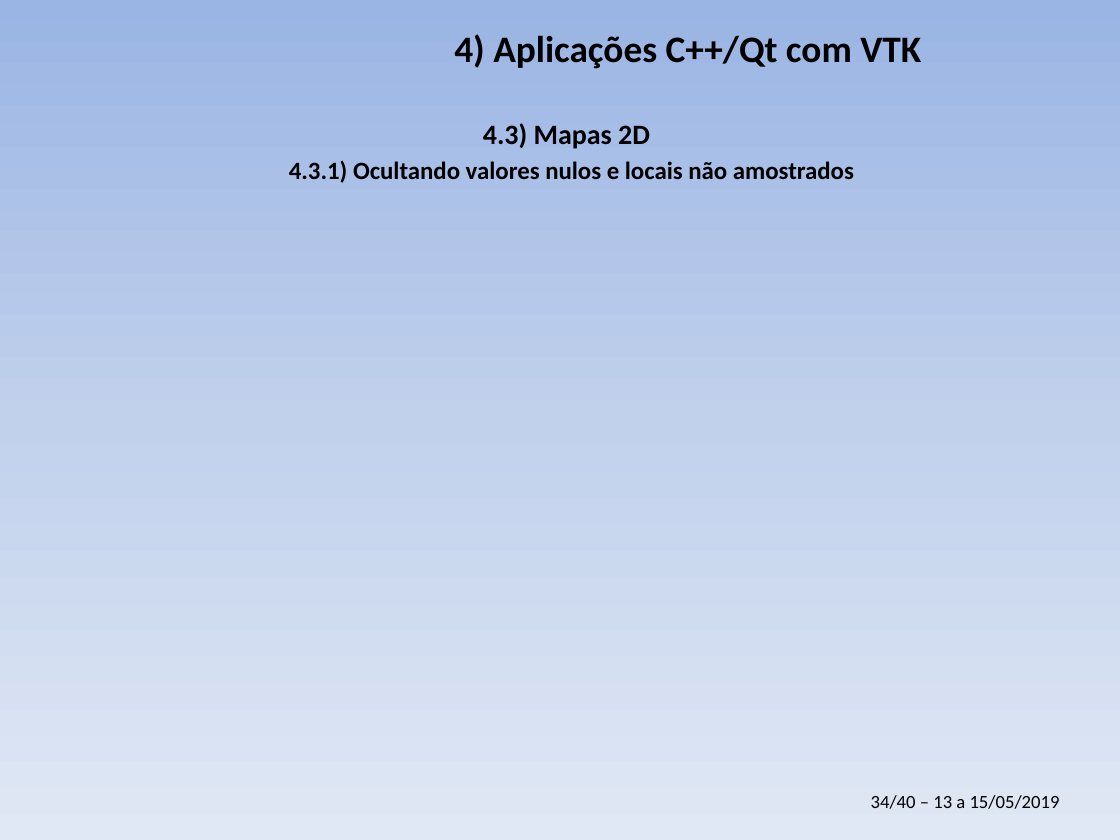
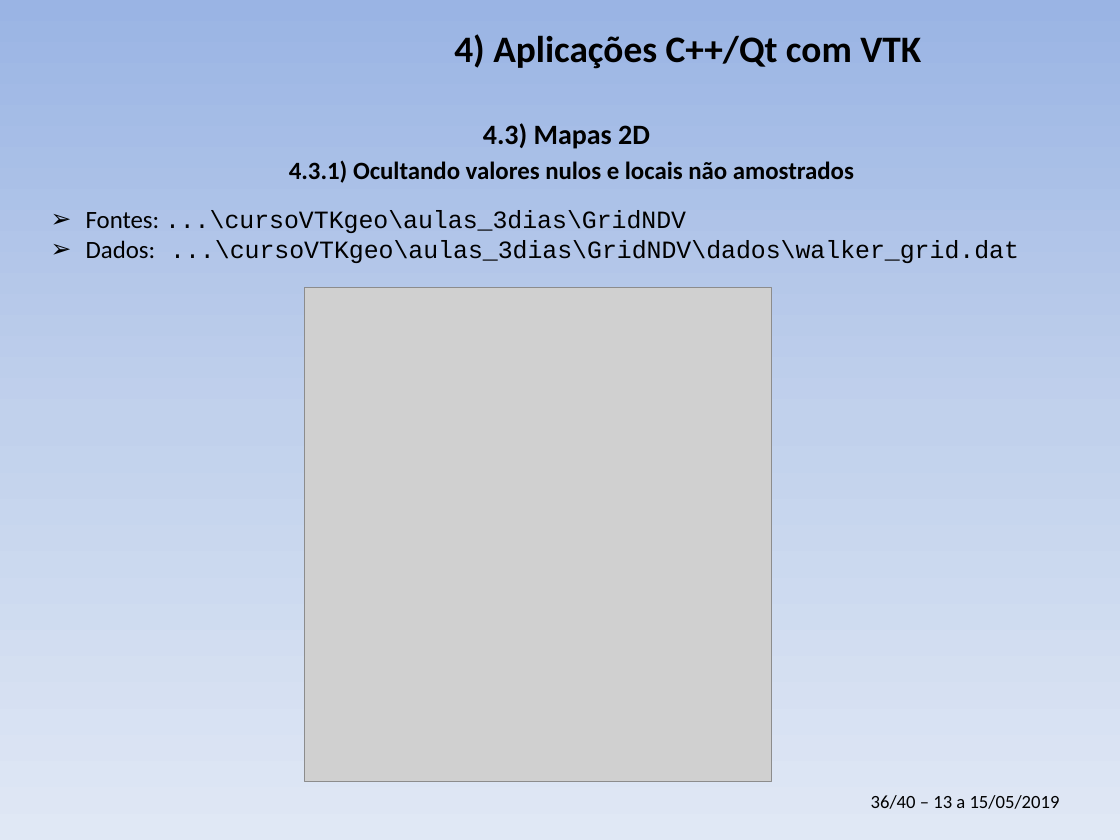
Before and after one commit to PauloCarvalhoRJ/cursoVTKgeo, a slide deck: slide 36 of aulas_3dias/slides_3dias.pptx (slide 34 before the commit). Drawn at 1120x840 pixels with LibreOffice and Linux fonts; fonts in the diff are those of the drawing; grey boxes stand for pictures; background and template pictures are left out. Boxes give left, top, right and bottom in pixels: in the first picture for what was removed or moved away, otherwise in the second. Text is boxed around its words. In the diff, an @@ line names an element or a change of style, - is before the commit and + after.

```diff
--- a/aulas_3dias/slides_3dias.pptx
+++ b/aulas_3dias/slides_3dias.pptx
@@ text added at box(86, 210, 1019, 263), 16 pt, text #000000 @@
+➢ Fontes: ...\cursoVTKgeo\aulas_3dias\GridNDV
+➢ Dados: ...\cursoVTKgeo\aulas_3dias\GridNDV\dados\walker_grid.dat
@@ picture added at box(305, 288, 772, 782) @@
@@ text at box(871, 795, 1060, 809): text changed @@
-34/40 – 13 a 15/05/2019
+36/40 – 13 a 15/05/2019
```
Also in this commit, not shown: 5 other slides changed, 4 slides added.
